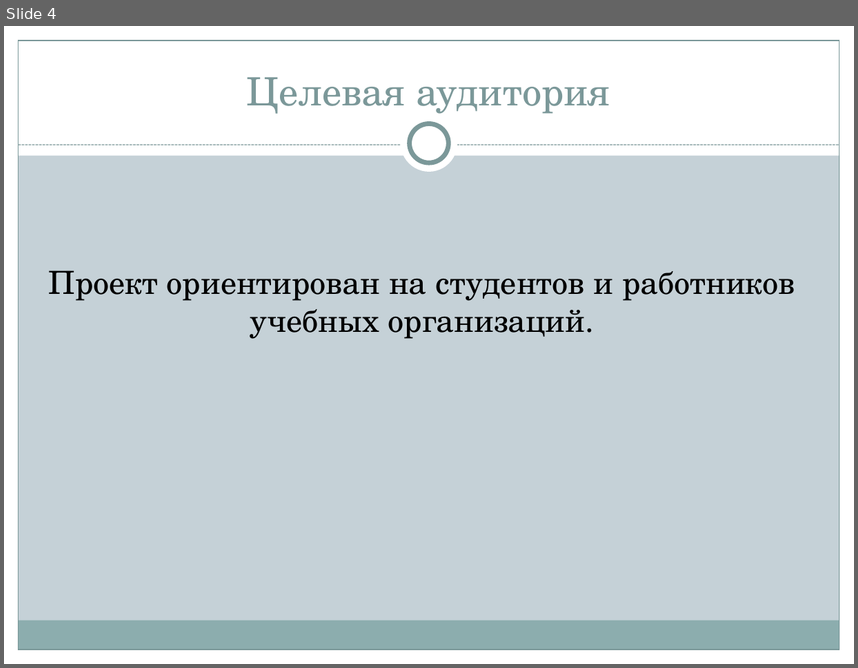
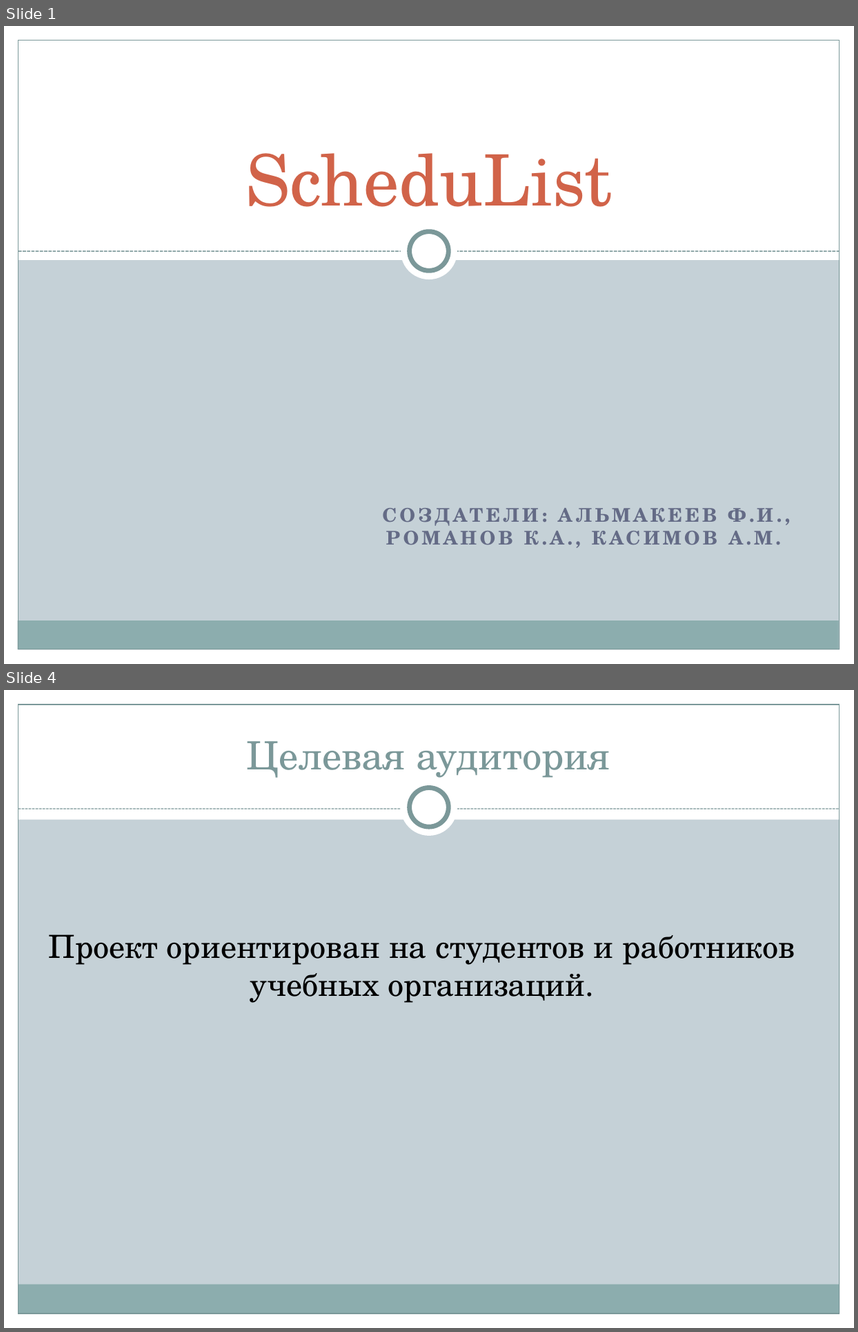
Before and after one commit to asyapfly/istu-lab-upp-2018-2019, a slide deck: Альмакеев_Романов_Касимов_ScheduList/Презентация проекта.pptx. Shown one above the other, each under a label of ours: slide 4 before the commit, slides 1 and 4 after it; the slides between them are not shown. The pictures are 858x668 and 858x1332 pixels, drawn with LibreOffice and Linux fonts; fonts in the diff are those of the drawing. Boxes give left, top, right and bottom in pixels: in the first picture for what was removed or moved away, otherwise in the second. Text is boxed around its words. In the diff, an @@ line names an element or a change of style, - is before the commit and + after.

Commit message:
[ScheduList] Fix first lab

```diff
--- a/Альмакеев_Романов_Касимов_ScheduList/Презентация проекта.pptx
+++ b/Альмакеев_Романов_Касимов_ScheduList/Презентация проекта.pptx
@@ slide 1 added at [4,26,854,664], background #C5D1D7; not listed: 5 template elements that a slide beside it also shows @@
@@ rectangle added at [4,26,854,260], fill #FFFFFF @@
@@ title added at [245,153,613,207], 60 pt, text #D16349 @@
+ScheduList
@@ ellipse added at [401,223,458,279], fill #FFFFFF @@
@@ ellipse added at [410,232,448,271], fill #FFFFFF, outline #7C999A 4 pt @@
@@ line added from (18, 251) to (840, 251), #7C999A 0.9 pt dashed @@
@@ subtitle added at [382,508,773,544], 16 pt, text #646B86, bold @@
+СОЗДАТЕЛИ: АЛЬМАКЕЕВ Ф.И., РОМАНОВ К.А., КАСИМОВ А.М.
```
Also in this commit, not shown: 1 slide changed, 2 other slides added, 3 slides removed, 1 other file.
